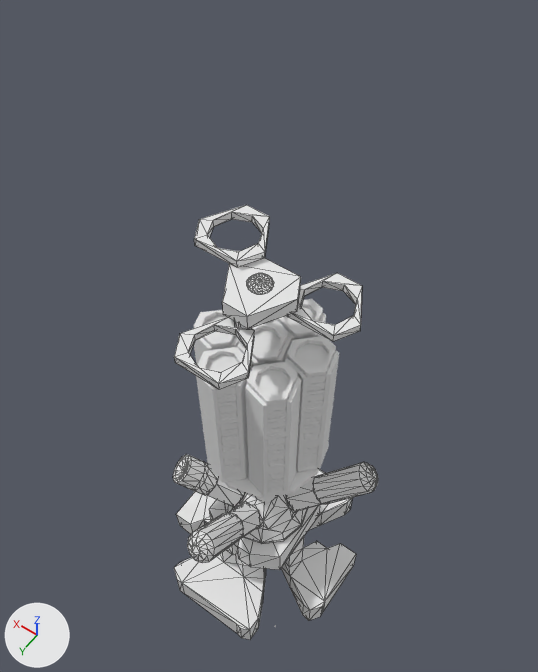
The COLLADA model objects3d/ground_turret_grenadeDrone.dae as it was, and as the next commit left it.
Camera for both pictures: a camera (50 mm lens) standing at (-23.2, 32.8, 89.7) and looking at (3.2, -4.2, 31.6). Every picture has the same lights, and +X, +Y and +Z are marked at lower left. Mesh edges are drawn as thin lines on the coarser meshes. Where no turn or scale is listed for an object, it has been applied to the vertices.

The first picture shows 'DroneMineLaunchProj', 'TurretBase', 'TurretHead'.
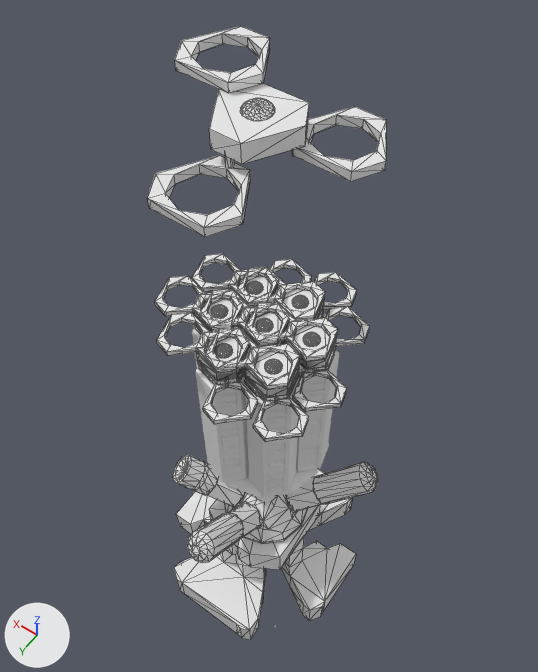
Where the change shows, as pixel boxes (x1, y1, x2, y2) in the pictures (538 x 672 px):
'DroneMineLaunchProj', moved: before (174, 205, 362, 390); after (148, 26, 386, 237)
'DroneMineLaunchProjUnfolded002', added: after (245, 302, 370, 412)
'DroneMineLaunchProjUnfolded01', added: after (205, 327, 334, 442)
'DroneMineLaunchProjUnfolded007', added: after (157, 312, 285, 424)
'DroneMineLaunchProjUnfolded003', added: after (236, 267, 357, 319)
'DroneMineLaunchProjUnfolded004', added: after (192, 254, 312, 307)
'DroneMineLaunchProjUnfolded005', added: after (155, 276, 246, 378)
'DroneMineLaunchProjUnfolded006', added: after (199, 289, 323, 396)
'DroneMineLaunchProjFolded01', added: after (246, 343, 300, 401)
'DroneMineLaunchProjFolded007', added: after (196, 331, 250, 385)
'DroneMineLaunchProjFolded002', added: after (286, 317, 337, 374)
'DroneMineLaunchProjFolded003', added: after (275, 281, 325, 321)
'DroneMineLaunchProjFolded006', added: after (238, 306, 288, 346)
'DroneMineLaunchProjFolded005', added: after (193, 293, 243, 333)
'DroneMineLaunchProjFolded004', added: after (230, 270, 278, 307)

What the commit changed:
Mesh me_droneminelaunchprojunfolded007mesh is new.
It has 171 vertices, 330 faces and spans x -4.91..5.74, y -5.83..5.0, z -1.17..1.63.
It uses material mat_02___default (its picture is missing).
Mesh me_droneminelaunchprojfolded007mesh is new.
It has 171 vertices, 330 faces and spans x -2.09..2.33, y -2.4..2.1, z -1.17..1.63.
It uses material mat_02___default (its picture is missing).
Object 'DroneMineLaunchProj' (ob_droneminelaunchproj) moves from (0.8, 0.5, 43.4) to (0.8, 0.5, 59.8).
Object 'DroneMineLaunchProjUnfolded007' (ob_droneminelaunchprojunfolded007) is new; it shows me_droneminelaunchprojunfolded007mesh.
Its location is (1.5, 4.6, 38.9).
Object 'DroneMineLaunchProjFolded007' (ob_droneminelaunchprojfolded007) is new; it shows me_droneminelaunchprojfolded007mesh.
Its location is (1.5, 4.6, 38.8).
Object 'DroneMineLaunchProjUnfolded006' (ob_droneminelaunchprojunfolded006) is new; it shows a copy of me_droneminelaunchprojunfolded007mesh.
Its location is (0.4, 0.4, 38.9).
Object 'DroneMineLaunchProjFolded006' (ob_droneminelaunchprojfolded006) is new; it shows a copy of me_droneminelaunchprojfolded007mesh.
Its location is (0.4, 0.4, 38.8).
Object 'DroneMineLaunchProjUnfolded005' (ob_droneminelaunchprojunfolded005) is new; it shows a copy of me_droneminelaunchprojunfolded007mesh.
Its location is (4.5, 1.5, 38.9).
Object 'DroneMineLaunchProjFolded005' (ob_droneminelaunchprojfolded005) is new; it shows a copy of me_droneminelaunchprojfolded007mesh.
Its location is (4.5, 1.5, 38.8).
Object 'DroneMineLaunchProjUnfolded004' (ob_droneminelaunchprojunfolded004) is new; it shows a copy of me_droneminelaunchprojunfolded007mesh.
Its location is (3.6, -2.5, 38.9).
Object 'DroneMineLaunchProjFolded004' (ob_droneminelaunchprojfolded004) is new; it shows a copy of me_droneminelaunchprojfolded007mesh.
Its location is (3.6, -2.5, 38.8).
Object 'DroneMineLaunchProjUnfolded003' (ob_droneminelaunchprojunfolded003) is new; it shows a copy of me_droneminelaunchprojunfolded007mesh.
Its location is (-0.7, -3.5, 38.9).
Object 'DroneMineLaunchProjFolded003' (ob_droneminelaunchprojfolded003) is new; it shows a copy of me_droneminelaunchprojfolded007mesh.
Its location is (-0.7, -3.5, 38.8).
Object 'DroneMineLaunchProjUnfolded002' (ob_droneminelaunchprojunfolded002) is new; it shows a copy of me_droneminelaunchprojunfolded007mesh.
Its location is (-3.8, -0.6, 38.9).
Object 'DroneMineLaunchProjFolded002' (ob_droneminelaunchprojfolded002) is new; it shows a copy of me_droneminelaunchprojfolded007mesh.
Its location is (-3.8, -0.6, 38.8).
Object 'DroneMineLaunchProjUnfolded01' (ob_droneminelaunchprojunfolded01) is new; it shows a copy of me_droneminelaunchprojunfolded007mesh.
Its location is (-2.8, 3.5, 38.9).
Object 'DroneMineLaunchProjFolded01' (ob_droneminelaunchprojfolded01) is new; it shows a copy of me_droneminelaunchprojfolded007mesh.
Its location is (-2.8, 3.5, 38.8).
